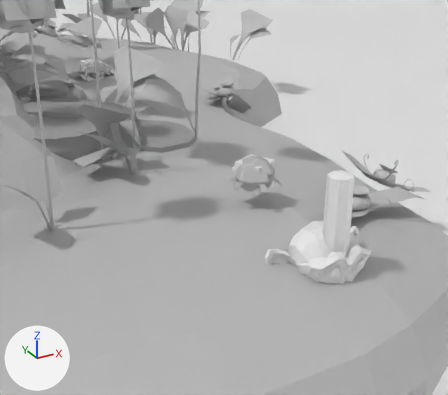
A saved change to the Blender file scenes/proto-world2.blend.
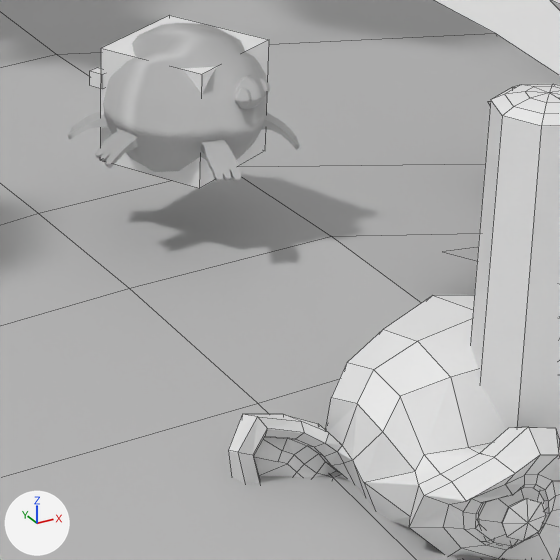
Each version is shown from a camera (50 mm lens) standing at (-8.24, -10.05, 7.3) and looking at (-2.45, 0.47, 2.04), then close up on the part from 47% to 77% of the width and 38% to 72% of the height. The axes (+X, +Y, +Z) are drawn at lower left. The lights are the same throughout. The close-ups show mesh edges as thin lines.

The scene before the commit, as lines of its bpy script (objects in view):
```python
me_circle = bpy.data.meshes.new('Circle')
me_circle.from_pydata(...)  # 32 vertices, 1 face; spans x -269.0..141.0, y -242.0..168.0, z -2.0
me_player_001 = bpy.data.meshes.new('Player.001')
me_player_001.from_pydata(...)  # 58 vertices, 64 faces; spans x -0.32..0.32, y -0.62..0.01, z 0.0..2.41
me_walkme = bpy.data.meshes.new('WalkMe')
me_walkme.from_pydata(...)  # 2289 vertices, 2324 faces; spans x -158.0..12.0, y -114.0..38.0, z -3.0..38.0
me_walkme.materials.append(mat_lambert1_002)  # grey #bcbcbc
ob_player = bpy.data.objects.new('Player', me_player_001)
ob_player.location = (0.0, 0.0, 0.0)
ob_walkme = bpy.data.objects.new('WalkMe', me_walkme)
ob_walkme.location = (0.0, 0.0, 0.0)
ob_water = bpy.data.objects.new('Water', me_circle)
ob_water.location = (0.0, 0.0, 0.0)
# also in view: 'FLO_01' at (-0.03, 3.2, 1.16); 'FLO_02_foc_01' at (0.03, 3.27, 1.13); 'Torus' at (0.0, 0.0, 0.0)
```
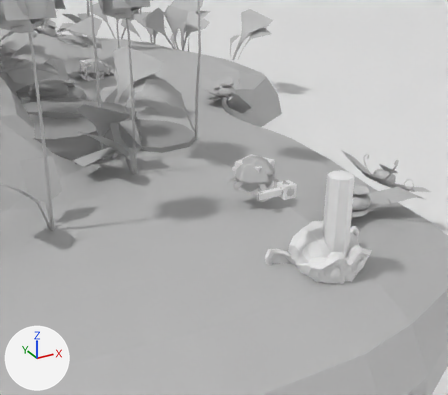
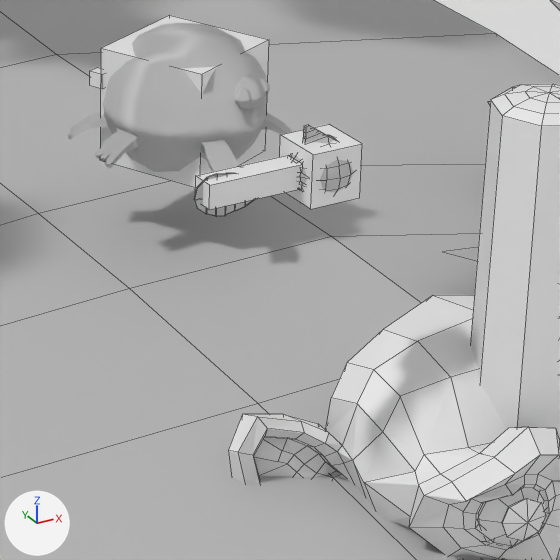
Patch to the scene script:
```diff
--- a/scenes/proto-world2.blend.py
+++ b/scenes/proto-world2.blend.py
@@ mat_lambert1_003 @@
+mat_lambert1_003 = principled_material('lambert1.003')
+mat_lambert1_003.base_color = (0.5, 0.5, 0.5)  # grey #bcbcbc
+mat_lambert1_003.roughness = 0.553
@@ me_mesh_009 @@
+me_mesh_009.from_pydata(...)  # 217 vertices, 245 faces; spans x -0.743..0.179, y -0.179..0.179, z -0.162..0.239
+me_mesh_009.materials.append(mat_lambert1_003)  # grey #bcbcbc
@@ me_cube @@
+me_cube.from_pydata(...)  # a box spanning x -1.0..1.0, y -1.0..1.0, z -1.0..1.0
@@ ob_mep_01 @@
+ob_mep_01 = bpy.data.objects.new('MEP_01', me_mesh_009)
+ob_mep_01.location = (-1.191, 0.0, 2.132)
@@ ob_mep_01_foc_00 @@
+ob_mep_01_foc_00 = bpy.data.objects.new('MEP_01_foc_00', me_cube)
+ob_mep_01_foc_00.parent = ob_mep_01
+ob_mep_01_foc_00.location = (0.0, 0.0, 0.0)
+ob_mep_01_foc_00.scale = (0.148, 0.148, 0.148)
@@ ob_mep_01_foc_01 @@
+ob_mep_01_foc_01 = bpy.data.objects.new('MEP_01_foc_01', me_cube.copy())
+ob_mep_01_foc_01.parent = ob_mep_01
+ob_mep_01_foc_01.location = (-0.425, 0.0, 0.0)
+ob_mep_01_foc_01.scale = (0.273, 0.0666, 0.0666)
```

What differs and where, as boxes (x1, y1, x2, y2) in the close-ups (560 x 560 px):
'MEP_01_foc_00', added
    after: (280, 124, 362, 209)
'MEP_01_foc_01', added
    after: (195, 155, 303, 210)
'MEP_01', added
    after: (194, 125, 353, 216)
